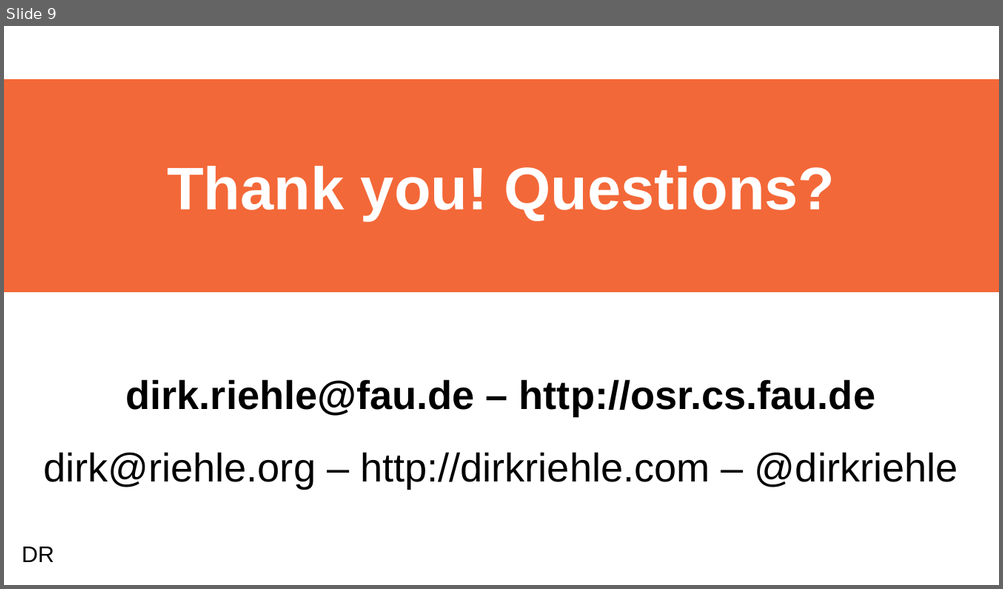
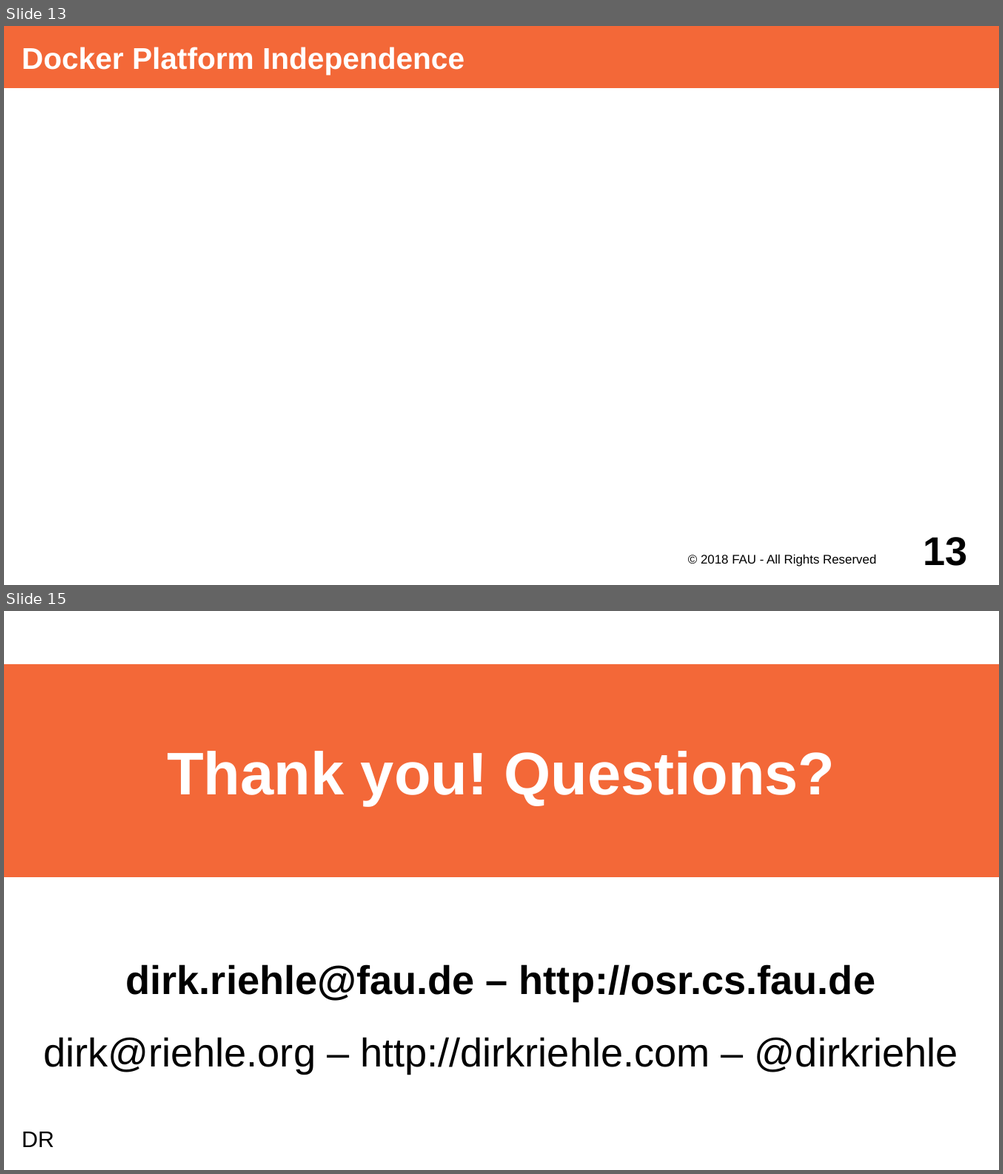
Before and after one commit to dirkriehle/adap-course, a slide deck: Lecture Slides/ADAP Z01 - Containerization.odp. Shown one above the other, each under a label of ours: slide 9 before the commit, slides 13 and 15 after it; the slides between them are not shown. The pictures are 1003x589 and 1003x1174 pixels, drawn with LibreOffice and Linux fonts; fonts in the diff are those of the drawing. Boxes give left, top, right and bottom in pixels: in the first picture for what was removed or moved away, otherwise in the second. Text is boxed around its words. In the diff, an @@ line names an element or a change of style, - is before the commit and + after.

Commit message:
Docker Images slide and empty slides for other topics

```diff
--- a/Lecture Slides/ADAP Z01 - Containerization.odp
+++ b/Lecture Slides/ADAP Z01 - Containerization.odp
@@ slide 13 added at [4,26,999,585], background #FFFFFF @@
@@ title added at [4,26,999,88], fill #F36838, 24 pt, text #FFFFFF, bold @@
+Docker Platform Independence
@@ text added at [700,554,876,567], 10 pt, text #000000 @@
+© 2018 FAU - All Rights Reserved
@@ page number added at [923,537,967,566], 32 pt, text #000000, bold @@
+13
@@ what was slide 9 is now slide 15 @@
```
Also in this commit, not shown: 6 slides changed, 5 other slides added.
